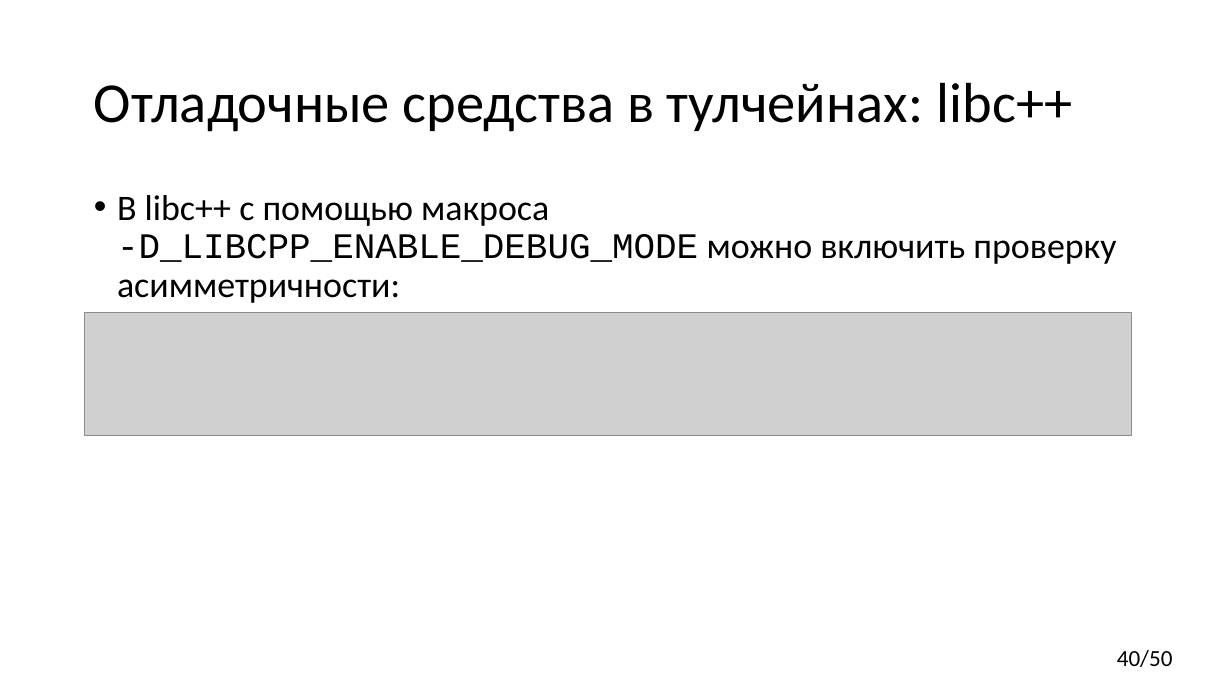
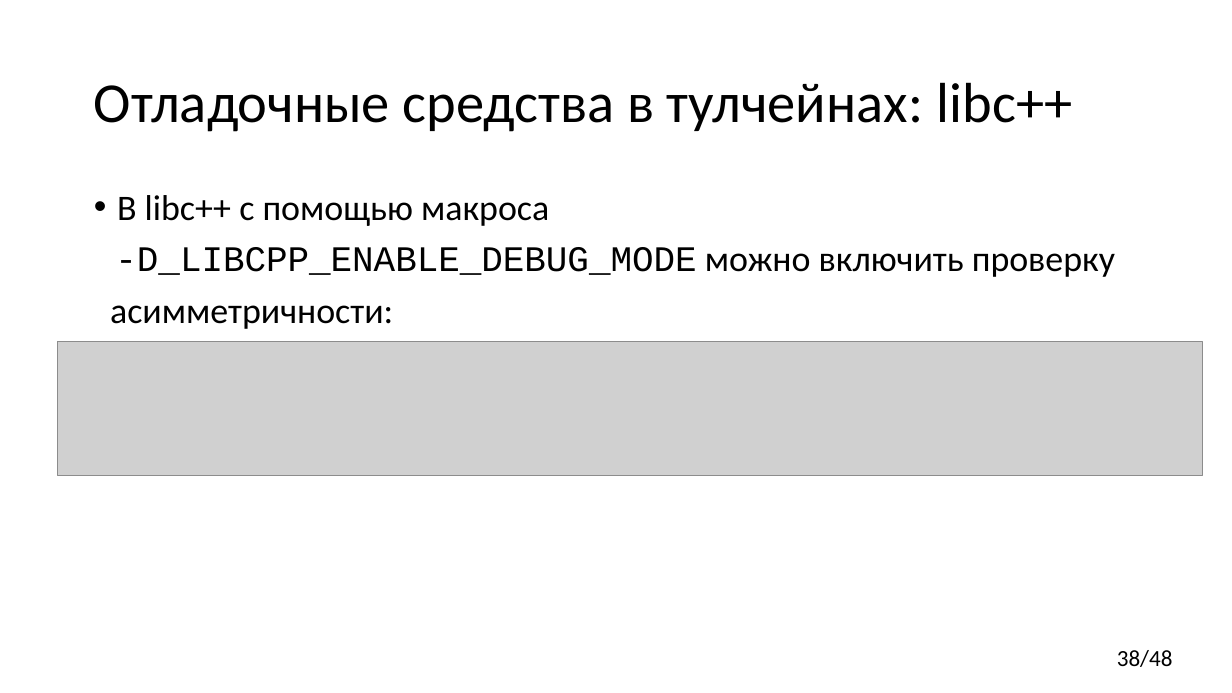
Before and after one commit to yugr/CppRussia, a slide deck: slide 38 of 2023/RU.pptx (slide 40 before the commit). Drawn at 1232x693 pixels with LibreOffice and Linux fonts; fonts in the diff are those of the drawing; grey boxes stand for pictures. Boxes give left, top, right and bottom in pixels: in the first picture for what was removed or moved away, otherwise in the second. Text is boxed around its words. In the diff, an @@ line names an element or a change of style, - is before the commit and + after.

```diff
--- a/2023/RU.pptx
+++ b/2023/RU.pptx
@@ text at [110,195,1115,329]: text changed @@
-• В libc++ с помощью макроса -D_LIBCPP_ENABLE_DEBUG_MODE можно включить проверку асимметричности:
+• В libc++ с помощью макроса
+-D_LIBCPP_ENABLE_DEBUG_MODE можно включить проверку
+асимметричности:
@@ picture: place and size @@
-picture at [85,312,1132,435]
+picture at [57,341,1202,475]
@@ page number at [1117,650,1173,667]: text changed @@
-40/50
+38/48
```
Also in this commit, not shown: 15 other slides changed, 1 other file.
